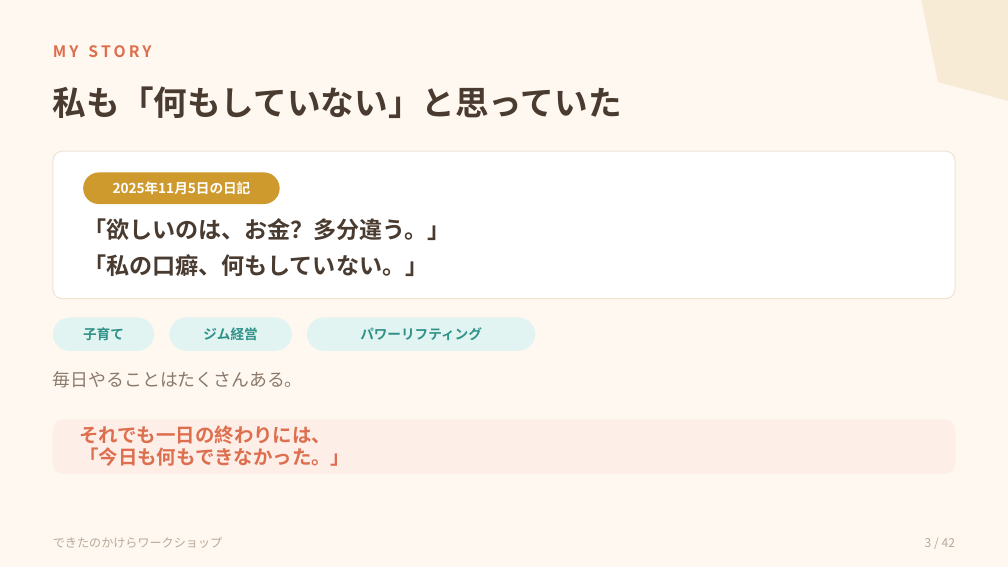
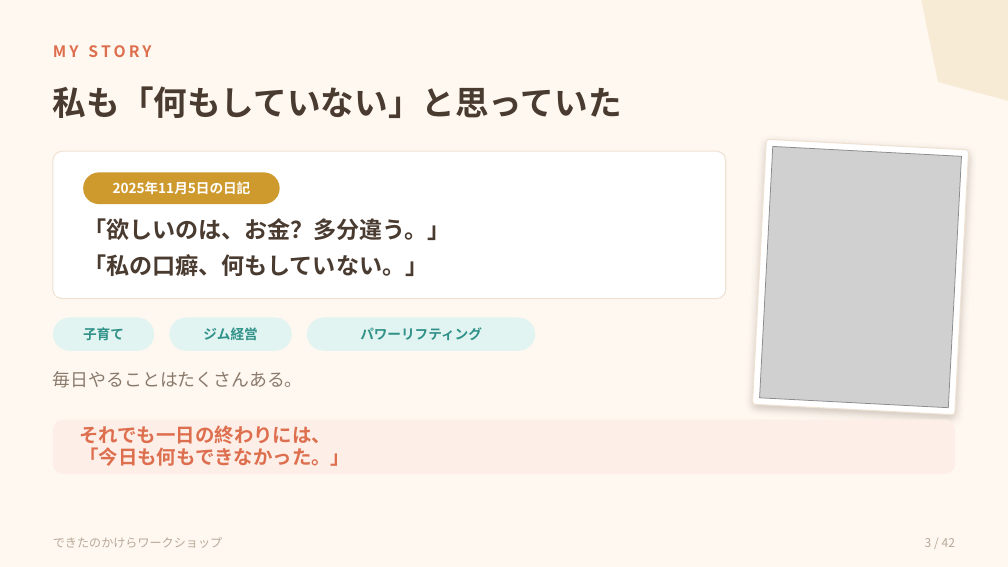
Before and after one commit to shiori0823/dekitanokakera-LM, a slide deck: slide 3 of workshop/dist/dekitanokakera-workshop.pptx. Drawn at 1008x567 pixels with LibreOffice and Linux fonts; fonts in the diff are those of the drawing; grey boxes stand for pictures. Boxes give left, top, right and bottom in pixels: in the first picture for what was removed or moved away, otherwise in the second. Text is boxed around its words. In the diff, an @@ line names an element or a change of style, - is before the commit and + after.

```diff
--- a/workshop/dist/dekitanokakera-workshop.pptx
+++ b/workshop/dist/dekitanokakera-workshop.pptx
@@ rounded rectangle added at [752,139,969,415], fill #FFFFFF, outline #EFE2D3 1 pt @@
@@ picture added at [760,146,962,408] @@
@@ rounded rectangle: place and size @@
-rounded rectangle at [53,151,955,299]
+rounded rectangle at [53,151,726,299]
```
Also in this commit, not shown: 1 other slide changed, 3 other files.
